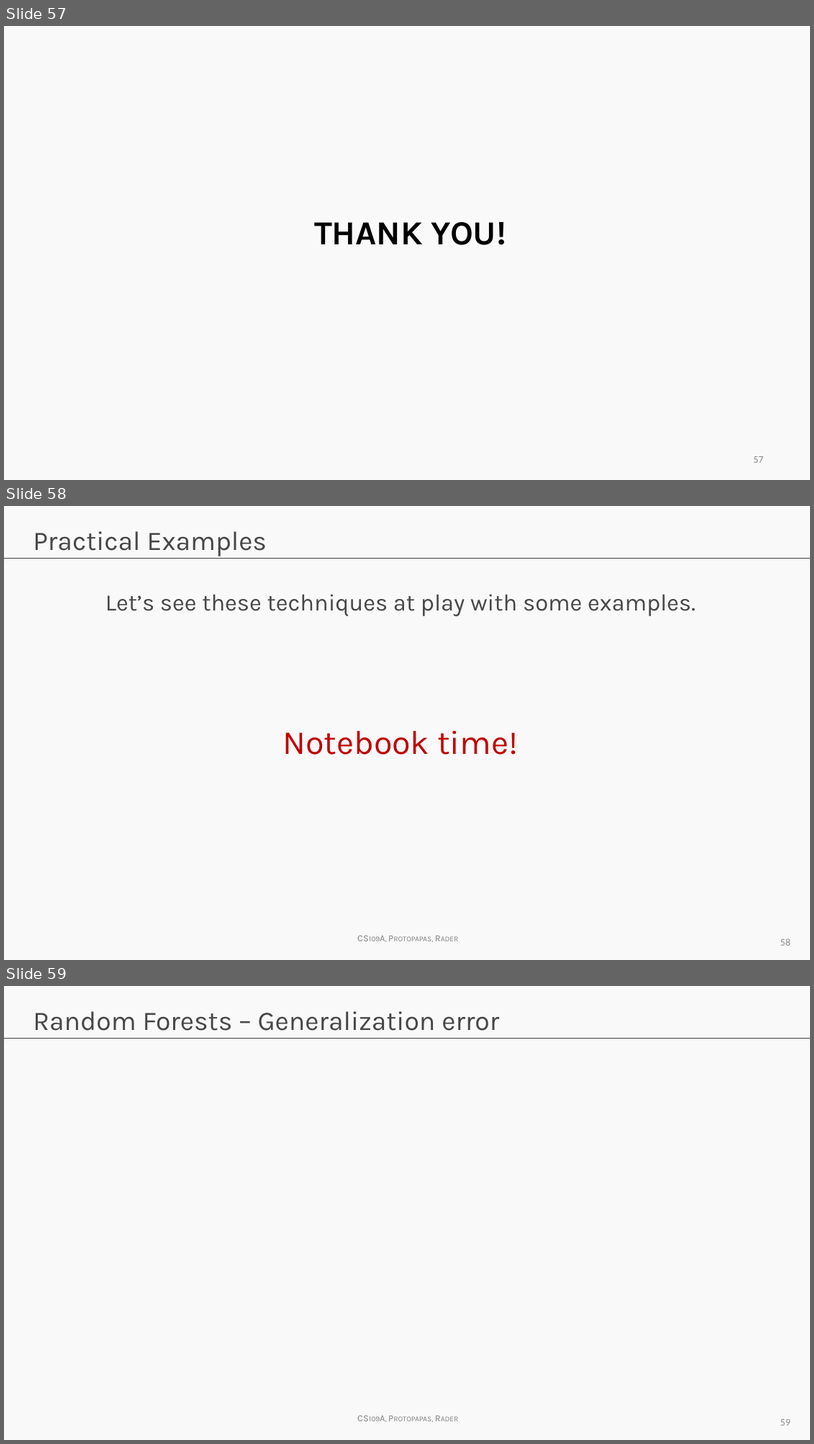
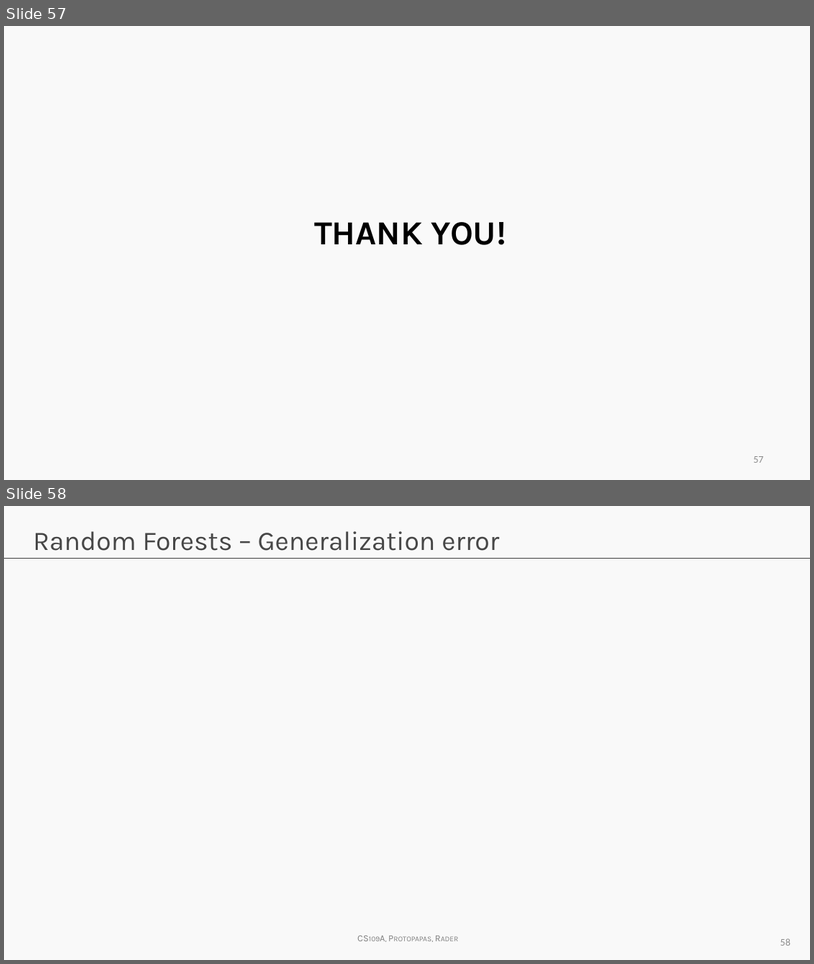
Before and after one commit to Harvard-IACS/2018-CS109A, a slide deck: content/a-sections/a-sec7/A-sec7_Slides.pptx. Shown one above the other, each under a label of ours: slides 57, 58 and 59 before the commit, slides 57 and 58 after it. The pictures are 814x1444 and 814x964 pixels, drawn with LibreOffice and Linux fonts; fonts in the diff are those of the drawing; grey boxes stand for pictures; background and template pictures are left out. Boxes give left, top, right and bottom in pixels: in the first picture for what was removed or moved away, otherwise in the second. Text is boxed around its words. In the diff, an @@ line names an element or a change of style, - is before the commit and + after.

```diff
--- a/content/a-sections/a-sec7/A-sec7_Slides.pptx
+++ b/content/a-sections/a-sec7/A-sec7_Slides.pptx
@@ slide 58 removed at box(4, 506, 810, 960), background #F9F9F9; not listed: 2 template elements that a slide beside it also shows @@
@@ title removed at box(33, 531, 268, 556) @@
-Practical Examples
@@ text removed at box(106, 594, 696, 754) @@
-Let’s see these techniques at play with some examples.
-Notebook time!
@@ page number removed at box(781, 938, 791, 945) @@
-58
@@ what was slide 59 is now slide 58 @@
@@ page number at box(781, 938, 791, 945): text changed @@
-59
+58
```
Also in this commit, not shown: 3 slides changed, 1 other slide removed.
